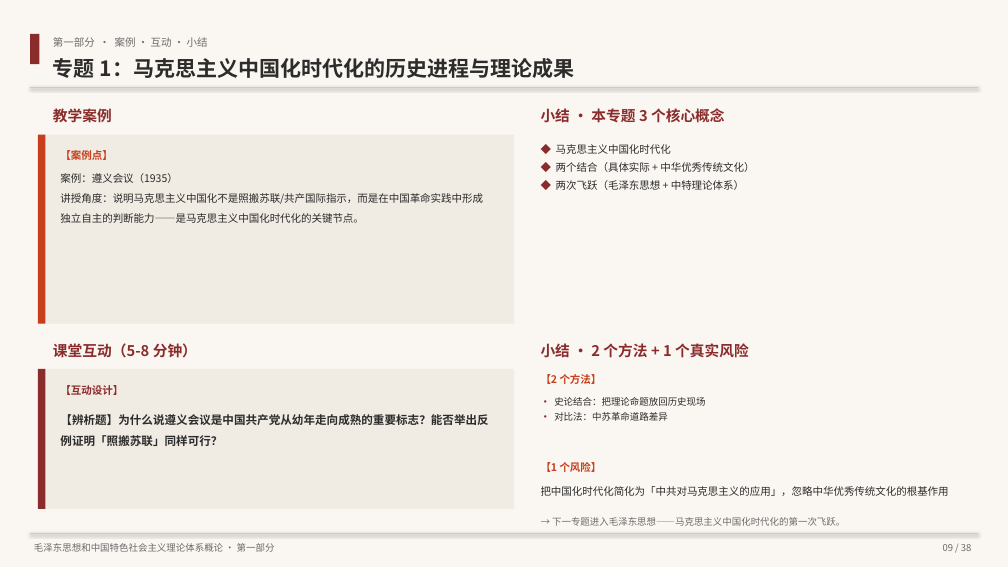
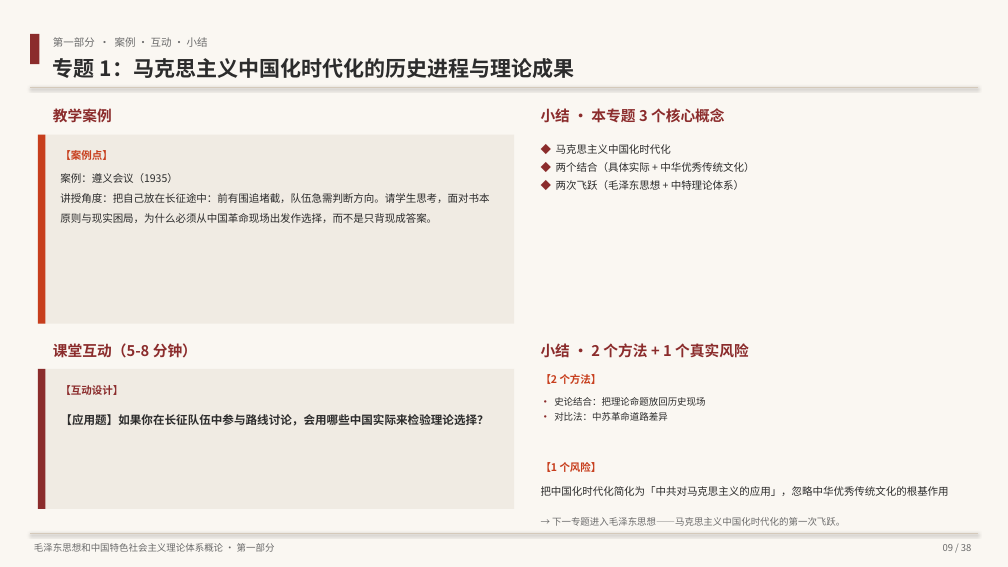
Before and after one commit to hsy358/obsidian-vault, a slide deck: slide 9 of 03-资源/PPT/毛泽东思想和中国特色社会主义理论体系概论 教学大纲概览.pptx. Drawn at 1008x567 pixels with LibreOffice and Linux fonts; fonts in the diff are those of the drawing. Boxes give left, top, right and bottom in pixels: in the first picture for what was removed or moved away, otherwise in the second. Text is boxed around its words. In the diff, an @@ line names an element or a change of style, - is before the commit and + after.

```diff
--- a/03-资源/PPT/毛泽东思想和中国特色社会主义理论体系概论 教学大纲概览.pptx
+++ b/03-资源/PPT/毛泽东思想和中国特色社会主义理论体系概论 教学大纲概览.pptx
@@ text at [60,173,489,223]: text changed @@
-案例：遵义会议（1935）
-讲授角度：说明马克思主义中国化不是照搬苏联/共产国际指示，而是在中国革命实践中形成独立自主的判断能力——是马克思主义中国化时代化的关键节点。
+案例：遵义会议（1935）
+讲授角度：把自己放在长征途中：前有围追堵截，队伍急需判断方向。请学生思考，面对书本原则与现实困局，为什么必须从中国革命现场出发作选择，而不是只背现成答案。
@@ text at [60,414,488,426]: text changed @@
-【辨析题】为什么说遵义会议是中国共产党从幼年走向成熟的重要标志？能否举出反例证明「照搬苏联」同样可行？
+【应用题】如果你在长征队伍中参与路线讨论，会用哪些中国实际来检验理论选择？
```
Also in this commit, not shown: 2 other slides changed, 1 other file.
